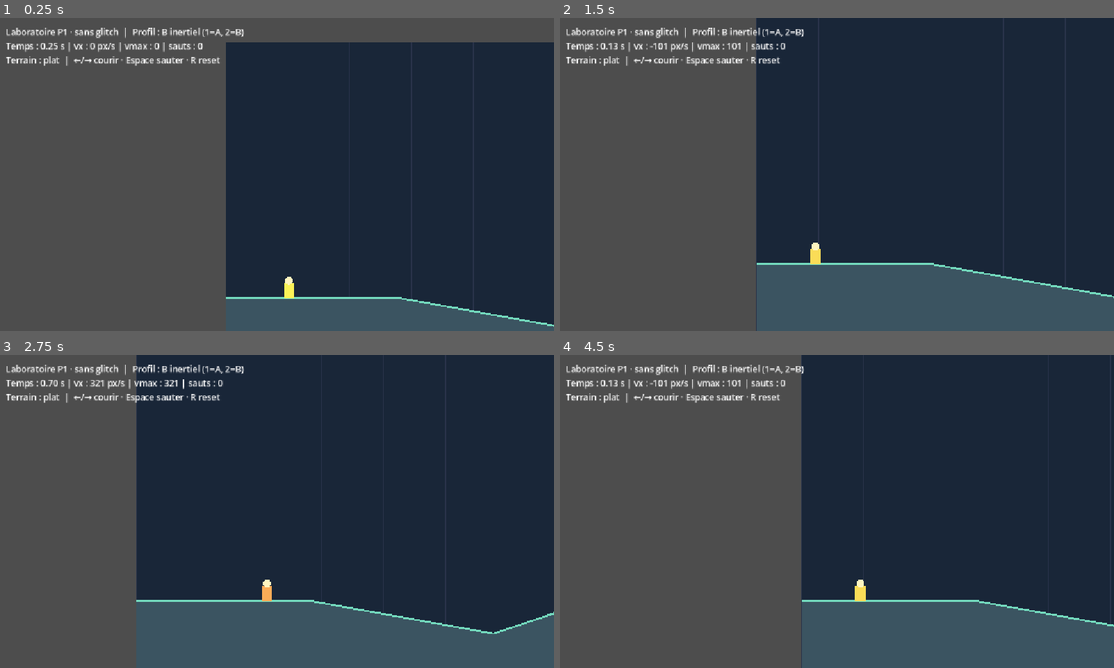
Above: before the commit, frames 1-4 (two rows, left to right).
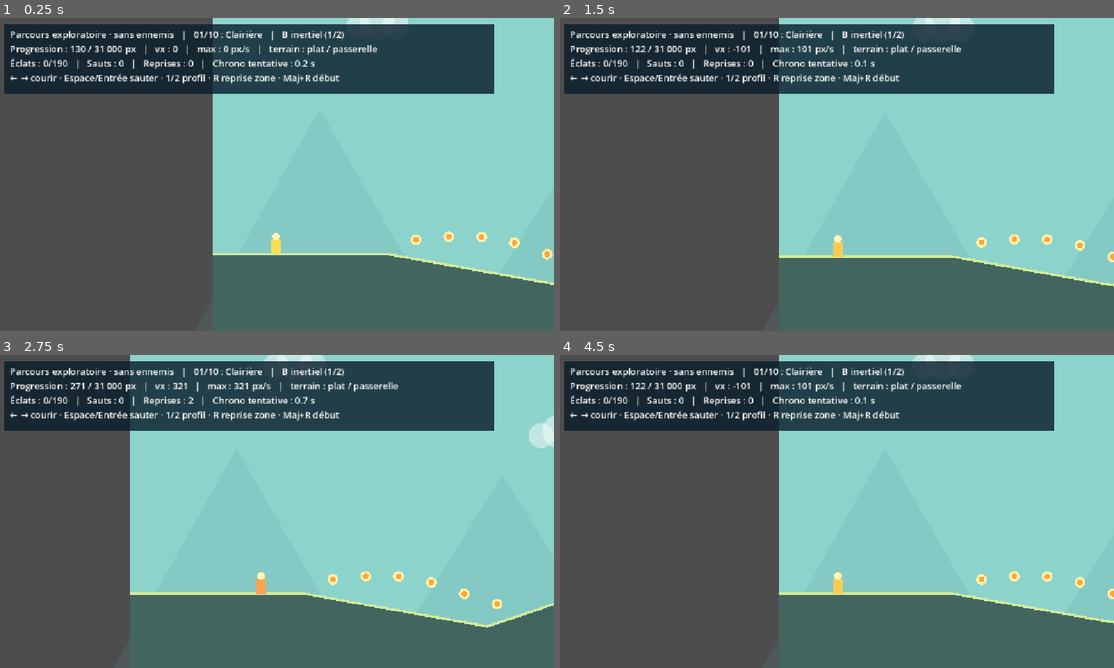
Above: after the commit, the same moments.

Repository: goldaj/glitch_runner
Game: Godot game, scene res://scenes/prototype.tscn
Two runs of this game, one before a commit and one after it. Both use one fixed random seed, a clock stepped at 60 frames per second and the inputs below.
Inputs:
- Up to frame 1 (0.25 s): no input
- Up to frame 2 (1.5 s): tap Enter (ui_accept) at 0.5, 0.77 s; hold Right (ui_right) 0.53-1.28 s; hold 1 0.53-1.28 s; tap 2 at 0.8, 1.35 s; hold Left (ui_left) from 1.28 s (still down)
- Up to frame 3 (2.75 s): tap Enter (ui_accept) at 1.52 s; tap R at 1.55 s; release Left (ui_left) at 2.03 s; hold Right (ui_right) from 2.03 s (still down); hold R from 2.03 s (still down); tap Shift at 2.3 s
- Up to frame 4 (4.5 s): release R at 2.78 s; tap Shift at 2.85 s; tap Enter (ui_accept) at 3.02, 3.77 s; tap 1 at 3.05 s; release Right (ui_right) at 3.53 s; hold 1 3.53-4.28 s; hold Left (ui_left) from 3.53 s (still down); tap 2 at 3.8, 4.35 s

The runs differ from the first frame. In frame 1, 65% of the frame differs, in the area x 0-100%, y 0-100%; in frame 2, 59%; in frame 3, 68%; in frame 4, 58%.

Commit message:
feat(level): render 31k px journey with platforms, collectibles, springs and checkpoints

Diff:
--- a/scripts/prototype.gd
+++ b/scripts/prototype.gd
@@ -1,9 +1,14 @@
 extends Node2D
-## Visible game-feel laboratory P1: no deliberate glitches.
+## Long-form movement level (10 x P1 length). Original silhouettes, no enemy or glitch.
 const Course = preload("res://scripts/course_profile.gd")
 const MovementModel = preload("res://scripts/movement_model.gd")
-const FINISH_X: float = 2970.0
-
+const FINISH_X: float = Course.END_X - 125.0
+const VIEW_HALF: float = 920.0
+const ZONE_COLORS = [
+	Color("#8cd3cc"), Color("#a9d9c3"), Color("#b4d7e9"), Color("#9fc7ca"),
+	Color("#f0cfb3"), Color("#afc4b6"), Color("#97d4dd"), Color("#bfd8dc"),
+	Color("#ebc7ac"), Color("#b6c7e3")
+]
 var runner = MovementModel.new()
 var ticks: int = 0
 var finished: bool = false
@@ -12,38 +17,47 @@
 var profile_two_held: bool = false
 var jumps: int = 0
 var max_run_speed: float = 0.0
+var checkpoint_index: int = 0
+var restarts: int = 0
+var pickups: Array[Vector2] = []
+var collected: Dictionary = {}
 var follow_camera: Camera2D
 var hud: Label
 
 func _ready() -> void:
+	pickups = Course.collectible_positions()
 	follow_camera = Camera2D.new()
 	add_child(follow_camera)
+	follow_camera.position = Vector2(runner.feet.x, 380.0)
 	follow_camera.make_current()
 	var layer: CanvasLayer = CanvasLayer.new()
 	add_child(layer)
+	var bg: ColorRect = ColorRect.new()
+	bg.position = Vector2(12.0, 12.0)
+	bg.size = Vector2(1015.0, 145.0)
+	bg.color = Color(0.04, 0.12, 0.17, 0.82)
+	layer.add_child(bg)
 	hud = Label.new()
-	hud.position = Vector2(16.0, 16.0)
-	hud.add_theme_font_size_override("font_size", 18)
+	hud.position = Vector2(25.0, 20.0)
+	hud.add_theme_font_size_override("font_size", 19)
 	layer.add_child(hud)
 	_update_hud()
 
 func _physics_process(delta: float) -> void:
-	var profile_one: bool = Input.is_key_pressed(KEY_1)
-	var profile_two: bool = Input.is_key_pressed(KEY_2)
-	if profile_one and not profile_one_held:
+	var one: bool = Input.is_key_pressed(KEY_1)
+	var two: bool = Input.is_key_pressed(KEY_2)
+	if one and not profile_one_held:
 		_select_profile(true)
-	if profile_two and not profile_two_held:
+	if two and not profile_two_held:
 		_select_profile(false)
-	profile_one_held = profile_one
-	profile_two_held = profile_two
-	var is_reset: bool = Input.is_key_pressed(KEY_R)
-	if is_reset and not reset_held:
-		runner.reset()
-		ticks = 0
-		finished = false
-		jumps = 0
-		max_run_speed = 0.0
-	reset_held = is_reset
+	profile_one_held = one
+	profile_two_held = two
+
+	var resetting: bool = Input.is_key_pressed(KEY_R)
+	if resetting and not reset_held:
+		var full_reset: bool = Input.is_key_pressed(KEY_SHIFT)
+		_restart(full_reset)
+	reset_held = resetting
 
 	if not finished:
 		var axis: float = Input.get_axis("ui_left", "ui_right")
@@ -52,54 +66,172 @@
 		if jump_down and runner.grounded:
 			jumps += 1
 		runner.step(axis, jump_down, jump_held, delta)
-		var current_vx: float = runner.ground_speed if runner.grounded else runner.air_velocity.x
-		max_run_speed = maxf(max_run_speed, absf(current_vx))
-		ticks += 1
-		if runner.feet.x >= FINISH_X:
-			finished = true
-
-	var lookahead: float = clampf(runner.ground_speed * 0.22, -135.0, 135.0)
-	var target: Vector2 = Vector2(runner.feet.x + lookahead, 345.0)
-	follow_camera.position = follow_camera.position.lerp(target, minf(1.0, delta * 6.0))
+		if runner.dead:
+			_restart(false)
+		else:
+			var vx: float = runner.ground_speed if runner.grounded else runner.air_velocity.x
+			max_run_speed = maxf(max_run_speed, absf(vx))
+			ticks += 1
+			_collect_nearby()
+			var next_checkpoint: int = checkpoint_index + 1
+			if next_checkpoint < Course.SECTION_COUNT and runner.feet.x >= float(next_checkpoint) * Course.SECTION_LENGTH + 120.0:
+				checkpoint_index = next_checkpoint
+			if runner.feet.x >= FINISH_X:
+				finished = true
+
+	var horizontal_speed: float = runner.ground_speed if runner.grounded else runner.air_velocity.x
+	var lookahead: float = clampf(horizontal_speed * 0.3, -200.0, 200.0)
+	var look_at: Vector2 = Vector2(
+		runner.feet.x + lookahead,
+		clampf(Course.height_at(runner.feet.x) - 170.0, 275.0, 490.0)
+	)
+	follow_camera.position = follow_camera.position.lerp(look_at, minf(1.0, delta * 5.0))
 	_update_hud()
 	queue_redraw()
 
+func _restart(from_beginning: bool) -> void:
+	if from_beginning:
+		checkpoint_index = 0
+		collected.clear()
+		restarts = 0
+	else:
+		restarts += 1
+	var start_x: float = float(checkpoint_index) * Course.SECTION_LENGTH + 130.0
+	runner.respawn_at(start_x)
+	ticks = 0
+	jumps = 0
+	max_run_speed = 0.0
+	finished = false
+	follow_camera.position = Vector2(start_x, clampf(Course.height_at(start_x) - 170.0, 275.0, 490.0))
+
 func _select_profile(is_responsive: bool) -> void:
 	runner.set_responsive_profile(is_responsive)
-	ticks = 0
-	finished = false
-	jumps = 0
-	max_run_speed = 0.0
+	_restart(true)
+
+func _collect_nearby() -> void:
+	var player_center: Vector2 = runner.feet + Vector2(0.0, -17.0)
+	for i in range(pickups.size()):
+		if collected.has(i):
+			continue
+		var coin: Vector2 = pickups[i]
+		if absf(player_center.x - coin.x) < 23.0 and player_center.distance_to(coin) < 37.0:
+			collected[i] = true
 
 func _update_hud() -> void:
-	var seconds: float = float(ticks) / 60.0
-	var status: String = "ARRIVÉE (R pour recommencer)" if finished else "Laboratoire P1 · sans glitch"
+	var index: int = Course.section_index(runner.feet.x)
 	var label: String = "A réactif" if runner.responsive_profile else "B inertiel"
-	var horizontal_speed: float = runner.ground_speed if runner.grounded else runner.air_velocity.x
-	var grade: float = Course.slope_at(runner.feet.x)
-	var grade_in_motion: float = grade * signf(horizontal_speed)
-	var terrain_label: String = "plat"
-	if grade_in_motion > 0.02:
-		terrain_label = "descente"
-	elif grade_in_motion < -0.02:
-		terrain_label = "montée"
-	var extra: String = " (+ élan)" if runner.grounded and absf(horizontal_speed) > MovementModel.GROUND_SPEED_CAP else ""
-	hud.text = "%s  |  Profil : %s (1=A, 2=B)\nTemps : %.2f s | vx : %.0f px/s%s | vmax : %.0f | sauts : %d\nTerrain : %s  |  ←/→ courir · Espace sauter · R reset" % [status, label, seconds, horizontal_speed, extra, max_run_speed, jumps, terrain_label]
+	var vx: float = runner.ground_speed if runner.grounded else runner.air_velocity.x
+	var grade: float = Course.slope_at(runner.feet.x) * signf(vx) if runner.platform_index < 0 else 0.0
+	var slope_label: String = "plat / passerelle"
+	if grade > 0.025:
+		slope_label = "descente"
+	elif grade < -0.025:
+		slope_label = "montée"
+	if not Course.has_ground_at(runner.feet.x):
+		slope_label = "au-dessus du vide"
+	var state: String = "ARRIVÉE !" if finished else "Parcours exploratoire · sans ennemis"
+	var extra: String = " + ÉLAN" if absf(vx) > MovementModel.GROUND_SPEED_CAP else ""
+	hud.text = "%s   |   %02d/10 : %s   |   %s (1/2)\n" % [state, index + 1, Course.STAGE_NAMES[index], label]
+	hud.text += "Progression : %.0f / 31 000 px   |   vx : %.0f%s   |   max : %.0f px/s   |   terrain : %s\n" % [runner.feet.x, vx, extra, max_run_speed, slope_label]
+	hud.text += "Éclats : %d/%d   |   Sauts : %d   |   Reprises : %d   |   Chrono tentative : %.1f s\n" % [collected.size(), pickups.size(), jumps, restarts, float(ticks) / 60.0]
+	hud.text += "← → courir · Espace/Entrée sauter · 1/2 profil · R reprise zone · Maj+R début"
 
 func _draw() -> void:
-	draw_rect(Rect2(0.0, 0.0, Course.END_X, 820.0), Color(0.10, 0.15, 0.22), true)
-	for x in range(0, int(Course.END_X), 128):
-		draw_line(Vector2(float(x), 0.0), Vector2(float(x), 820.0), Color(0.16, 0.20, 0.29), 1.0)
-	var terrain: PackedVector2Array = PackedVector2Array()
-	terrain.append(Vector2(0.0, 820.0))
+	var lo: float = maxf(0.0, follow_camera.position.x - VIEW_HALF)
+	var hi: float = minf(Course.END_X, follow_camera.position.x + VIEW_HALF)
+
+	# Distinct visual identities per region, drawn only near the camera.
+	for zone in range(Course.SECTION_COUNT):
+		var first: float = float(zone) * Course.SECTION_LENGTH
+		if first > hi or first + Course.SECTION_LENGTH < lo:
+			continue
+		draw_rect(Rect2(first, -200.0, Course.SECTION_LENGTH, 1350.0), ZONE_COLORS[zone], true)
+		for landmark in range(6):
+			var mountain_x: float = first + 140.0 + float(landmark) * 550.0
+			if mountain_x + 450.0 < lo or mountain_x - 90.0 > hi:
+				continue
+			var mountain: PackedVector2Array = PackedVector2Array([
+				Vector2(mountain_x - 240.0, 800.0),
+				Vector2(mountain_x + 80.0, 230.0 + float((zone + landmark) % 3) * 55.0),
+				Vector2(mountain_x + 410.0, 800.0)
+			])
+			draw_colored_polygon(mountain, Color(0.34, 0.58, 0.60, 0.16))
+			var cloud_x: float = mountain_x + 200.0
+			var cloud_y: float = 50.0 + float((zone + landmark * 3) % 5) * 48.0
+			draw_circle(Vector2(cloud_x, cloud_y), 36.0, Color(1.0, 1.0, 1.0, 0.45))
+			draw_circle(Vector2(cloud_x + 38.0, cloud_y + 8.0), 28.0, Color(1.0, 1.0, 1.0, 0.45))
+			draw_circle(Vector2(cloud_x - 39.0, cloud_y + 9.0), 26.0, Color(1.0, 1.0, 1.0, 0.45))
+
+	# The earth polygons are split exactly at each authored pit.
+	var left: float = 0.0
+	for hole in Course.GAPS:
+		_draw_ground_span(maxf(left, lo - 50.0), minf(hole.x, hi + 50.0))
+		left = hole.y
+	_draw_ground_span(maxf(left, lo - 50.0), minf(Course.END_X, hi + 50.0))
+
+	for gap in Course.GAPS:
+		if gap.y < lo or gap.x > hi:
+			continue
+		draw_rect(Rect2(gap.x, 730.0, gap.y - gap.x, 420.0), Color("#273449"), true)
+		draw_line(Vector2(gap.x - 35.0, Course.height_at(gap.x) - 22.0), Vector2(gap.x - 5.0, Course.height_at(gap.x) - 22.0), Color("#ff8a60"), 5.0)
+		draw_line(Vector2(gap.y + 5.0, Course.height_at(gap.y) - 22.0), Vector2(gap.y + 35.0, Course.height_at(gap.y) - 22.0), Color("#ff8a60"), 5.0)
+
+	for i in range(Course.PLATFORM_SPECS.size()):
+		var platform: Rect2 = Course.platform_rect(i)
+		if platform.end.x < lo or platform.position.x > hi:
+			continue
+		draw_rect(Rect2(platform.position.x, platform.position.y + 3.0, platform.size.x, 15.0), Color("#324a62"), true)
+		draw_rect(Rect2(platform.position.x, platform.position.y, platform.size.x, 7.0), Color("#ffe5a3"), true)
+		for x in range(int(platform.position.x) + 12, int(platform.end.x) - 8, 36):
+			draw_circle(Vector2(float(x), platform.position.y + 7.0), 3.5, Color("#a77b73"))
+
+	for spring_x in Course.SPRINGS:
+		if spring_x < lo or spring_x > hi:
+			continue
+		var ground_y: float = Course.height_at(spring_x)
+		draw_rect(Rect2(spring_x - 21.0, ground_y - 10.0, 42.0, 10.0), Color("#29354f"), true)
+		draw_circle(Vector2(spring_x, ground_y - 17.0), 19.0, Color("#f3799d"))
+		draw_circle(Vector2(spring_x, ground_y - 18.0), 9.0, Color("#ffd8e5"))
+
+	for i in range(pickups.size()):
+		if collected.has(i):
+			continue
+		var pos: Vector2 = pickups[i]
+		if pos.x < lo or pos.x > hi:
+			continue
+		draw_circle(pos, 11.0, Color("#fdf1a9"))
+		draw_circle(pos, 6.0, Color("#f8a841"))
+
+	for zone in range(1, Course.SECTION_COUNT):
+		var mark_x: float = float(zone) * Course.SECTION_LENGTH
+		if mark_x < lo or mark_x > hi:
+			continue
+		var mark_y: float = Course.height_at(mark_x)
+		draw_line(Vector2(mark_x, mark_y), Vector2(mark_x, mark_y - 90.0), Color("#334459"), 4.0)
+		draw_colored_polygon(PackedVector2Array([
+			Vector2(mark_x, mark_y - 90.0),
+			Vector2(mark_x + 50.0, mark_y - 75.0),
+			Vector2(mark_x, mark_y - 59.0)
+		]), Color("#f4c46b"))
+
+	draw_line(Vector2(FINISH_X, Course.height_at(FINISH_X) - 125.0), Vector2(FINISH_X, Course.height_at(FINISH_X)), Color("#ffd581"), 7.0)
+	var draw_vx: float = runner.ground_speed if runner.grounded else runner.air_velocity.x
+	var speed_ratio: float = clampf(absf(draw_vx) / MovementModel.GROUND_SPEED_CAP, 0.0, 1.0)
+	draw_rect(Rect2(runner.feet.x - 11.0, runner.feet.y - 31.0, 22.0, 31.0), Color(0.97, 0.87 - speed_ratio * 0.3, 0.33), true)
+	draw_circle(Vector2(runner.feet.x, runner.feet.y - 36.0), 8.0, Color("#fff5b4"))
+
+func _draw_ground_span(left: float, right: float) -> void:
+	if right <= left:
+		return
+	var outline: PackedVector2Array = PackedVector2Array()
+	outline.append(Vector2(left, Course.height_at(left)))
 	for point in Course.POINTS:
-		terrain.append(point)
-	terrain.append(Vector2(Course.END_X, 820.0))
-	draw_colored_polygon(terrain, Color(0.23, 0.33, 0.38))
-	for i in range(Course.POINTS.size() - 1):
-		draw_line(Course.POINTS[i], Course.POINTS[i + 1], Color(0.45, 0.85, 0.74), 4.0)
-	draw_line(Vector2(FINISH_X, Course.height_at(FINISH_X) - 115.0), Vector2(FINISH_X, Course.height_at(FINISH_X)), Color(1.0, 0.80, 0.33), 5.0)
-	var visual_vx: float = runner.ground_speed if runner.grounded else runner.air_velocity.x
-	var speed_ratio: float = clampf(absf(visual_vx) / MovementModel.GROUND_SPEED_CAP, 0.0, 1.0)
-	draw_rect(Rect2(runner.feet.x - 11.0, runner.feet.y - 31.0, 22.0, 31.0), Color(0.98, 0.95 - speed_ratio * 0.36, 0.34), true)
-	draw_circle(Vector2(runner.feet.x, runner.feet.y - 36.0), 8.0, Color(1.0, 0.96, 0.75))
+		if point.x > left and point.x < right:
+			outline.append(point)
+	outline.append(Vector2(right, Course.height_at(right)))
+	var fill: PackedVector2Array = PackedVector2Array()
+	fill.append(Vector2(left, 1150.0))
+	fill.append_array(outline)
+	fill.append(Vector2(right, 1150.0))
+	draw_colored_polygon(fill, Color("#42665f"))
+	draw_polyline(outline, Color("#d3ec9b"), 5.0)
